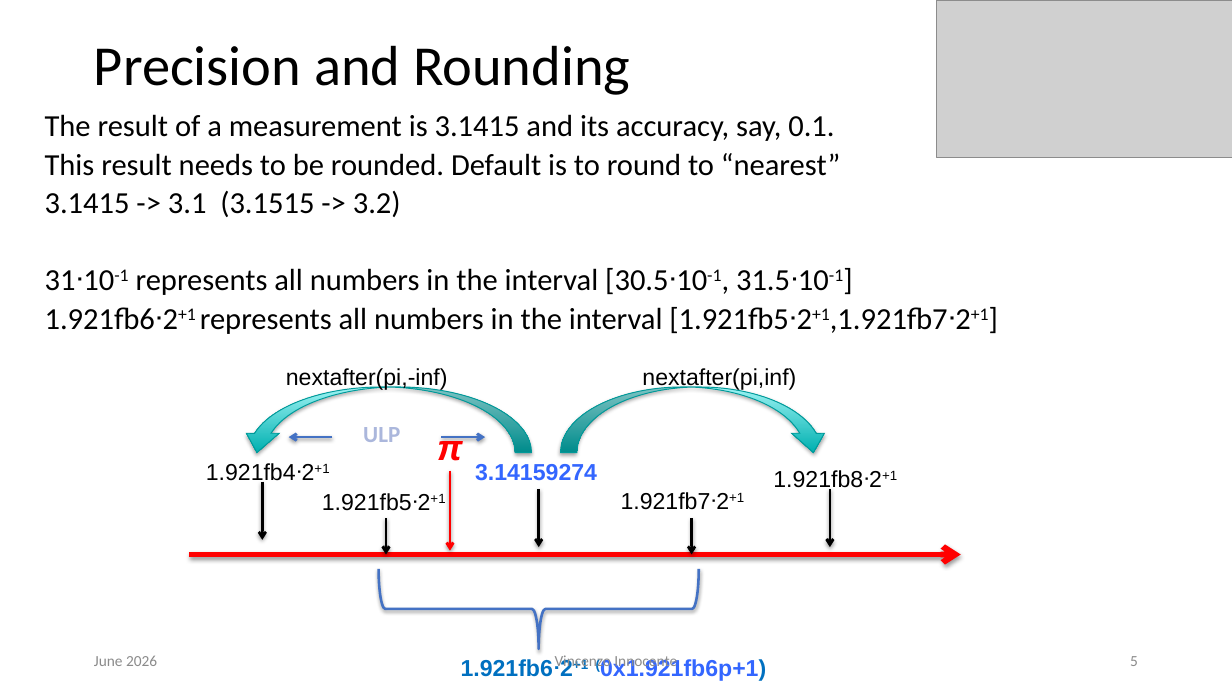
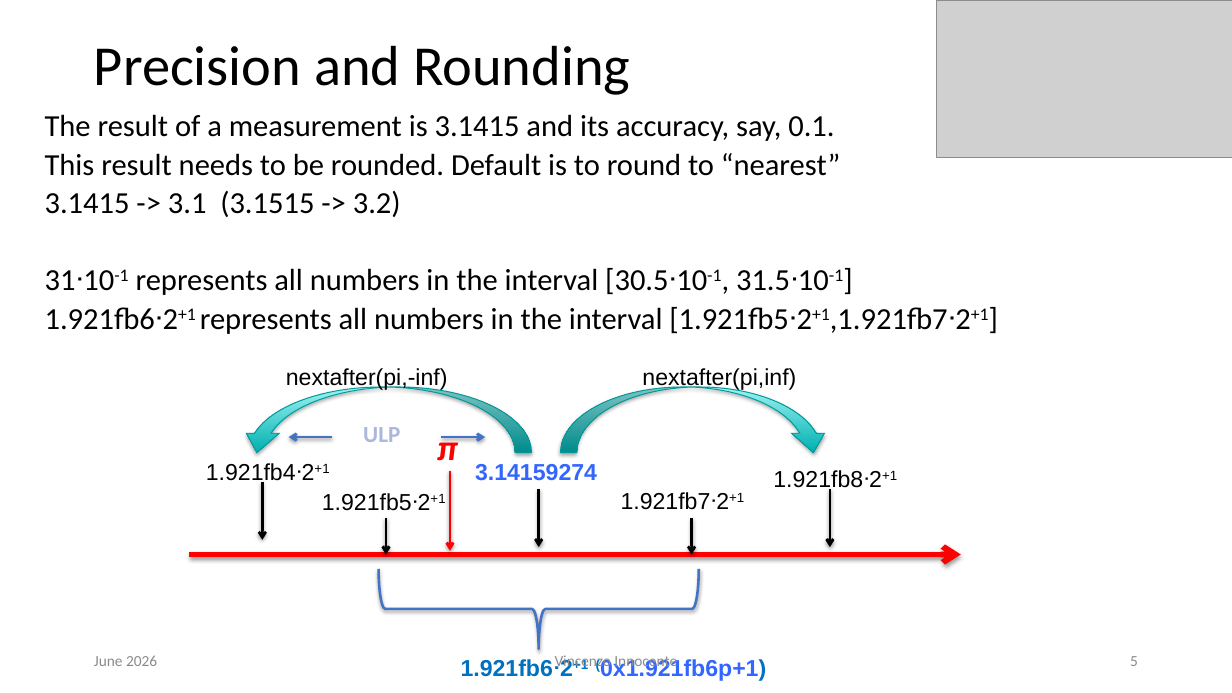
Before and after one commit to VinInn/FPCourse, a slide deck: slide 5 of Slides/FPforScientist.pptx. Drawn at 1232x693 pixels with LibreOffice and Linux fonts; fonts in the diff are those of the drawing; grey boxes stand for pictures. Boxes give left, top, right and bottom in pixels: in the first picture for what was removed or moved away, otherwise in the second. Text is boxed around its words. In the diff, an @@ line names an element or a change of style, - is before the commit and + after.

```diff
--- a/Slides/FPforScientist.pptx
+++ b/Slides/FPforScientist.pptx
@@ text "π" at (437, 436, 458, 461): font Arial to Calibri @@
```
Also in this commit, not shown: 3 other slides changed.
